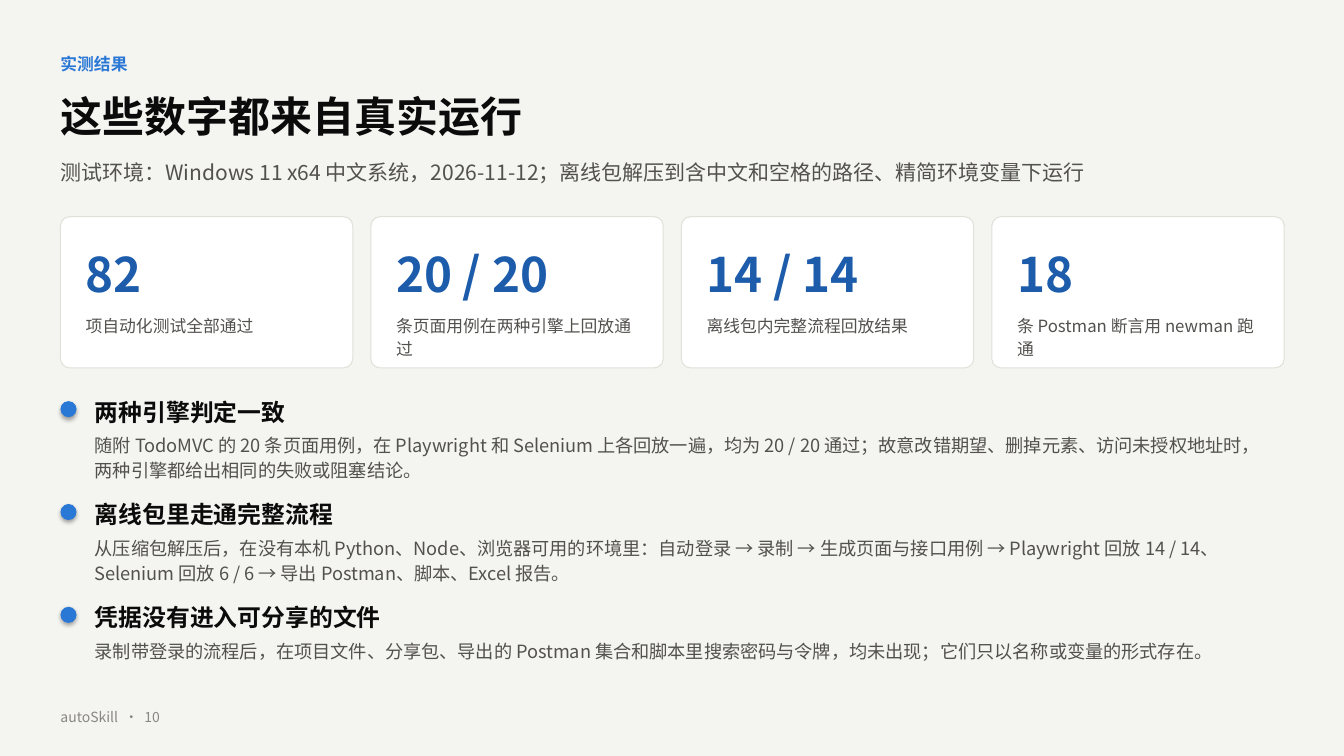
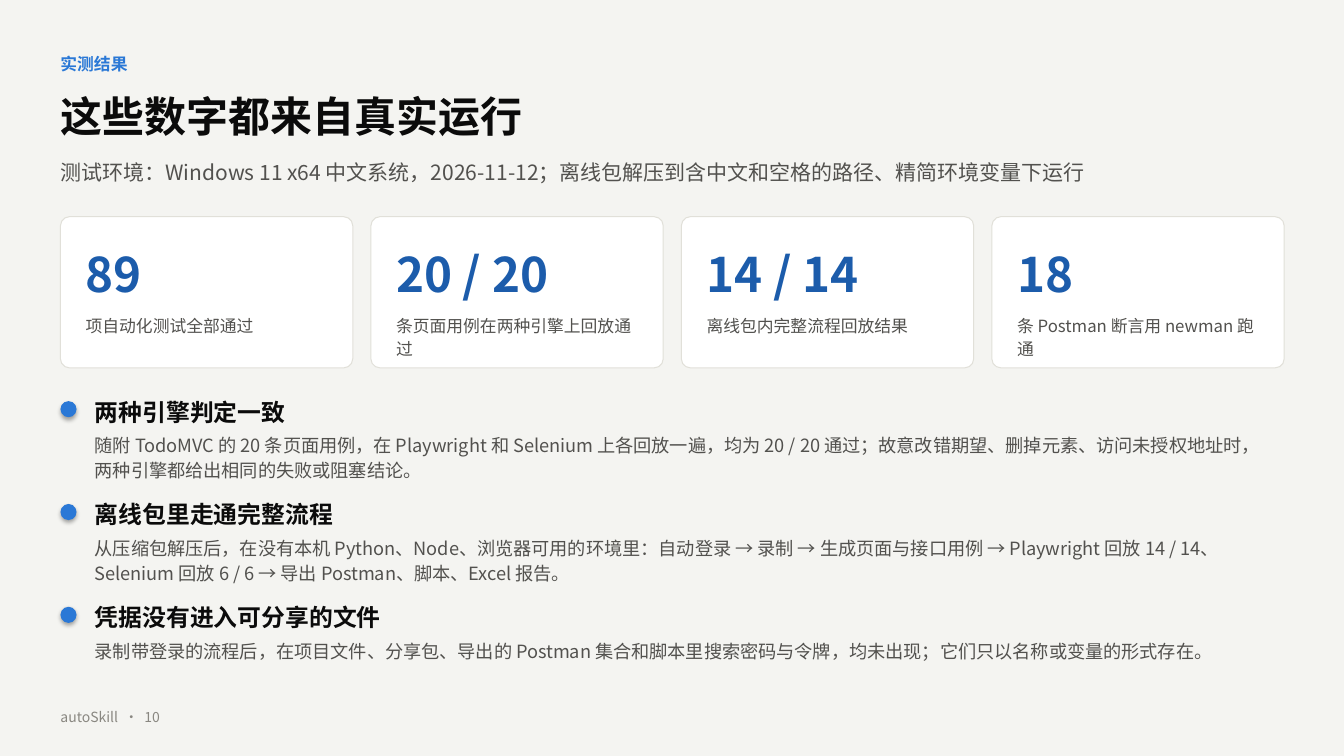
Before and after one commit to lance-donif/autoSkill, a slide deck: slide 10 of deliverables/autoSkill-产品介绍.pptx. Drawn at 1344x756 pixels with LibreOffice and Linux fonts; fonts in the diff are those of the drawing. Boxes give left, top, right and bottom in pixels: in the first picture for what was removed or moved away, otherwise in the second. Text is boxed around its words. In the diff, an @@ line names an element or a change of style, - is before the commit and + after.

```diff
--- a/deliverables/autoSkill-产品介绍.pptx
+++ b/deliverables/autoSkill-产品介绍.pptx
@@ text at [86,256,142,293]: text changed @@
-82
+89
```
Also in this commit, not shown: 2 other slides changed, 5 other files.
